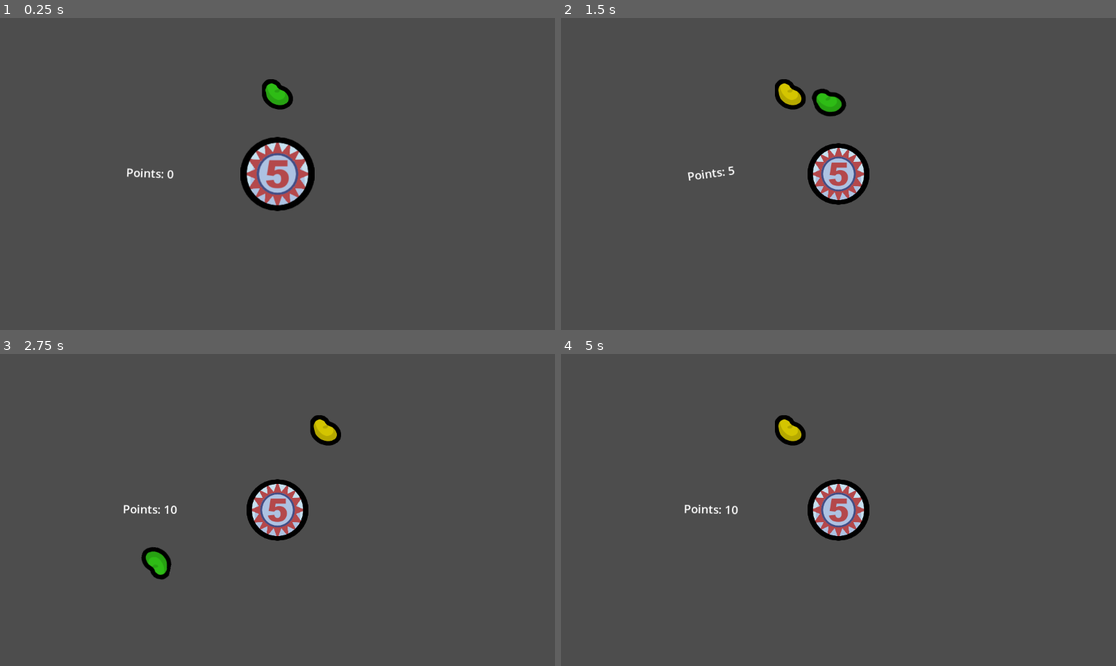
Above: before the commit, frames 1-4 (two rows, left to right).
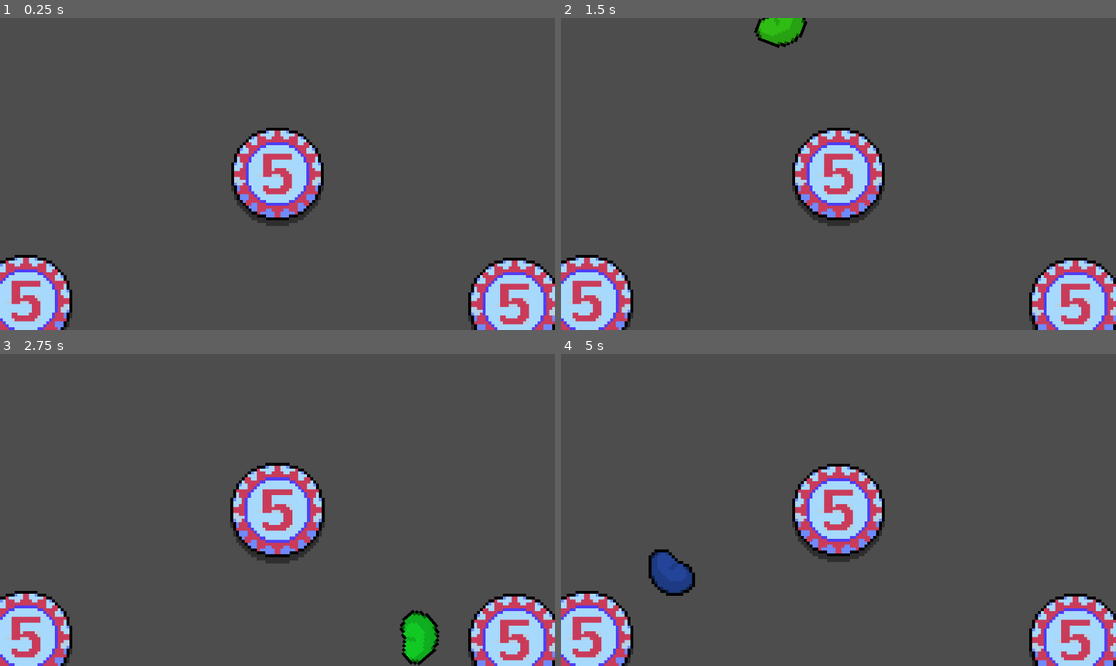
Above: after the commit, the same moments.

Repository: dairycultist/bean-game
Game: Godot game, scene res://scene.tscn
The game is run twice, just before and just after one commit, with the same random seed, the same clock (stepped at 60 frames per second) and the same inputs.
Inputs (mouse positions are in pixels of both pictures, inside the frame that each line leads up to):
- Up to frame 1 (0.25 s): no input
- Up to frame 2 (1.5 s): tap Enter at 0.5 s; move the mouse to (838, 155) at 0.52 s; press the mouse at (838, 155) at 0.53 s; move the mouse to (727, 189) at 1.27 s; release the mouse at (727, 189) at 1.28 s; click (727, 189) at 1.35 s
- Up to frame 3 (2.75 s): move the mouse to (333, 441) at 2.02 s; press the mouse at (333, 441) at 2.03 s
- Up to frame 4 (5 s): move the mouse to (810, 572) at 2.77 s; release the mouse at (810, 572) at 2.78 s; click (810, 572) at 2.85 s; move the mouse to (1005, 556) at 3.52 s; press the mouse at (1005, 556) at 3.53 s; move the mouse to (672, 463) at 4.27 s; release the mouse at (672, 463) at 4.28 s; click (672, 463) at 4.35 s

The runs differ from the first frame. In frame 1, 11% of the frame differs, in the area x 0-100%, y 19-100%; in frame 2, 12%; in frame 3, 12%; in frame 4, 12%.

Commit message:
Switch to pixel art style

Diff:
--- a/bean.tscn
+++ b/bean.tscn
@@ -5,16 +5,16 @@
 
 [sub_resource type="PhysicsMaterial" id="PhysicsMaterial_dq0o7"]
 friction = 0.1
-bounce = 1.0
+bounce = 0.5
 
 [sub_resource type="CircleShape2D" id="CircleShape2D_y2354"]
-radius = 22.0
+radius = 5.5
 
 [sub_resource type="CircleShape2D" id="CircleShape2D_7qwah"]
-radius = 24.020824
+radius = 6.0
 
 [sub_resource type="CircleShape2D" id="CircleShape2D_udjov"]
-radius = 26.019224
+radius = 6.0
 
 [node name="Bean" type="RigidBody2D"]
 physics_material_override = SubResource("PhysicsMaterial_dq0o7")
@@ -23,16 +23,17 @@
 script = ExtResource("1_dq0o7")
 
 [node name="Sprite" type="Sprite2D" parent="."]
+texture_filter = 1
 texture = ExtResource("1_b6u4a")
 
 [node name="Collider" type="CollisionShape2D" parent="."]
-position = Vector2(-12, -10)
+position = Vector2(-3, -2.5)
 shape = SubResource("CircleShape2D_y2354")
 
 [node name="Collider2" type="CollisionShape2D" parent="."]
-position = Vector2(9, 8)
+position = Vector2(2.25, 2)
 shape = SubResource("CircleShape2D_7qwah")
 
 [node name="Collider3" type="CollisionShape2D" parent="."]
-position = Vector2(-4, 4)
+position = Vector2(-2, 1)
 shape = SubResource("CircleShape2D_udjov")
--- a/boons/abstract_boon.gd
+++ b/boons/abstract_boon.gd
@@ -11,7 +11,6 @@
 # number go up AND clink clink clink sounds AND many rigidbodies
 
 # TODO add boon animation for idling and triggering
-# TODO make bumpers bounce animation when hit
 
 func _ready() -> void:
 
--- a/bumper.gd
+++ b/bumper.gd
@@ -1,8 +1,5 @@
 extends StaticBody2D
 class_name Bumper
-
-func _ready() -> void:
-	$AnimationPlayer.play("RESET")
 
 func bump(bean: Bean):
 	BeanSignals.on_bean_hit_peg.emit(bean, self)
--- a/bumper.tscn
+++ b/bumper.tscn
@@ -15,11 +15,12 @@
 "times": PackedFloat32Array(0),
 "transitions": PackedFloat32Array(1),
 "update": 0,
-"values": [Vector2(1.2, 1.2)]
+"values": [Vector2(1, 1)]
 }
 
 [sub_resource type="Animation" id="Animation_32yb8"]
 resource_name = "bump"
+length = 0.2
 tracks/0/type = "value"
 tracks/0/imported = false
 tracks/0/enabled = true
@@ -27,7 +28,7 @@
 tracks/0/interp = 1
 tracks/0/loop_wrap = true
 tracks/0/keys = {
-"times": PackedFloat32Array(0, 0.03333333, 0.06666667, 0.1, 0.16666667),
+"times": PackedFloat32Array(0, 0.06666667, 0.1, 0.13333334, 0.2),
 "transitions": PackedFloat32Array(1, 1, 1, 1, 1),
 "update": 0,
 "values": [Vector2(1.2, 1.2), Vector2(0.9, 0.9), Vector2(1.1, 1.1), Vector2(0.95, 0.95), Vector2(1, 1)]
@@ -40,7 +41,7 @@
 }
 
 [sub_resource type="CircleShape2D" id="CircleShape2D_y2354"]
-radius = 64.0
+radius = 16.0
 
 [node name="Bumper" type="StaticBody2D"]
 script = ExtResource("1_h31vo")
@@ -52,8 +53,9 @@
 }
 
 [node name="Sprite" type="Sprite2D" parent="."]
-scale = Vector2(1.2, 1.2)
-texture = ExtResource("2_sn2yj")
+texture_filter = 1
+texture = ExtResource("2_h31vo")
+offset = Vector2(0, 1)
 
 [node name="CollisionShape2D" type="CollisionShape2D" parent="."]
 shape = SubResource("CircleShape2D_y2354")
--- a/scene.tscn
+++ b/scene.tscn
@@ -10,11 +10,12 @@
 size = Vector2(220, 300)
 
 [sub_resource type="LabelSettings" id="LabelSettings_m7jmp"]
-font_size = 24
+font_size = 12
 
 [node name="Scene" type="Node2D"]
 
 [node name="Camera" type="Camera2D" parent="."]
+zoom = Vector2(6, 6)
 
 [node name="BeanDropper" type="Area2D" parent="." node_paths=PackedStringArray("camera")]
 script = ExtResource("2_nxogm")
@@ -29,21 +30,20 @@
 stream = ExtResource("4_m7jmp")
 max_polyphony = 4
 
-[node name="Bumper" parent="." instance=ExtResource("5_ni31j")]
-
 [node name="StatManager" type="Node2D" parent="."]
 script = ExtResource("6_y2354")
 
 [node name="PointLabel" type="Label" parent="StatManager"]
+texture_filter = 1
 anchors_preset = 8
 anchor_left = 0.5
 anchor_top = 0.5
 anchor_right = 0.5
 anchor_bottom = 0.5
-offset_left = -344.0
-offset_top = -41.5
-offset_right = -184.0
-offset_bottom = 38.5
+offset_left = -219.0
+offset_top = -41.0
+offset_right = -59.0
+offset_bottom = 39.0
 grow_horizontal = 2
 grow_vertical = 2
 pivot_offset = Vector2(80, 40)
@@ -51,3 +51,14 @@
 label_settings = SubResource("LabelSettings_m7jmp")
 horizontal_alignment = 1
 vertical_alignment = 1
+
+[node name="Bumper" parent="." instance=ExtResource("5_ni31j")]
+
+[node name="Bumper2" parent="." instance=ExtResource("5_ni31j")]
+position = Vector2(-87, 44)
+
+[node name="Bumper3" parent="." instance=ExtResource("5_ni31j")]
+position = Vector2(82, 45)
+
+[node name="Bumper4" parent="." instance=ExtResource("5_ni31j")]
+position = Vector2(-2, 83)
Binary file changed: bean.png
Binary file changed: bumper.png
Not shown, changed: bumper.png.import
Not shown: 1 places in bumper.tscn that only renumber resources
Binary file removed: jar.png
Not shown, removed: jar.png.import
